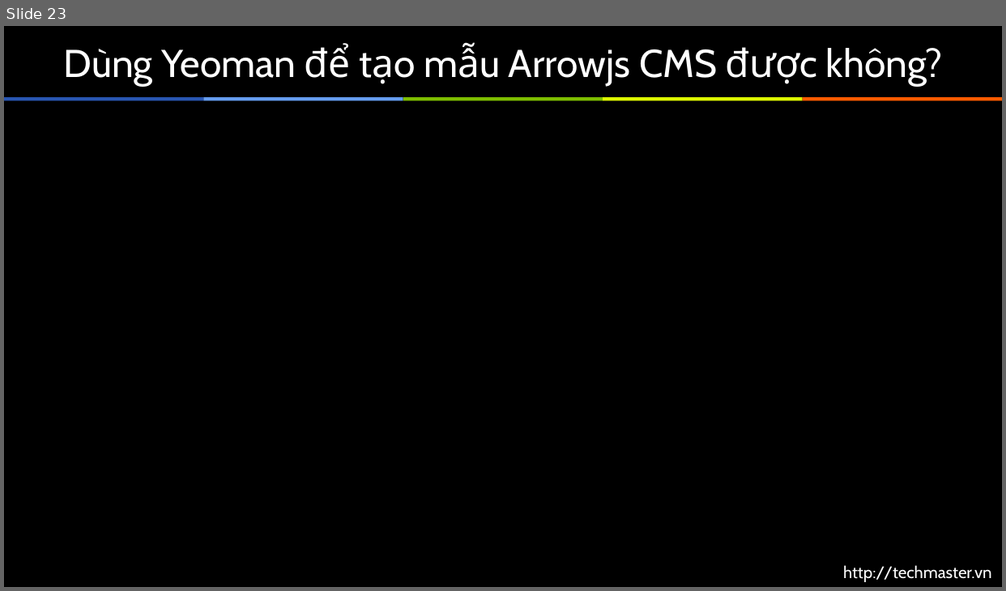
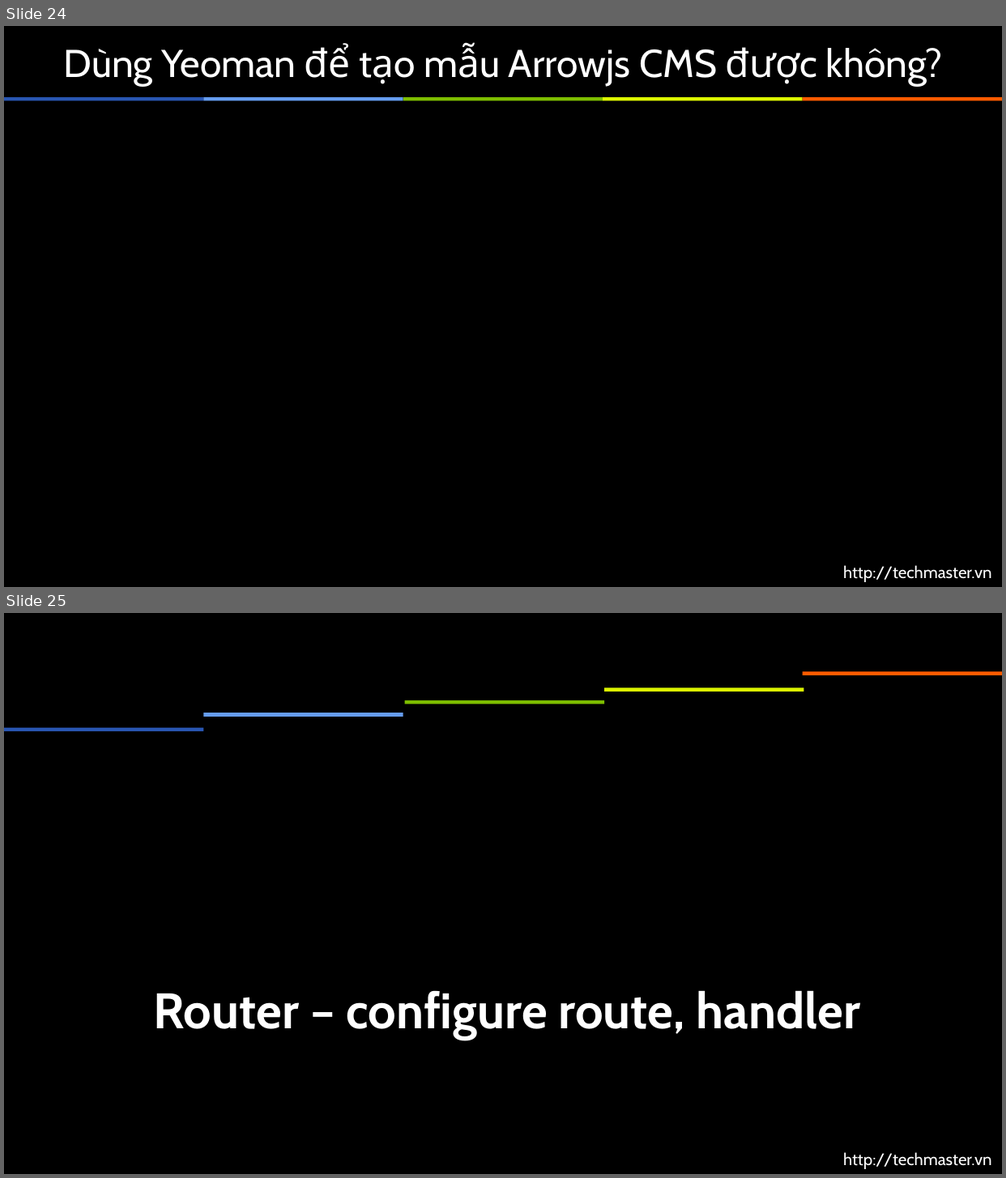
Before and after one commit to arrowjs/Documents, a slide deck: ArrowjsBasic.pptx. Shown one above the other, each under a label of ours: slide 23 before the commit, slides 24 and 25 after it. The pictures are 1006x591 and 1006x1178 pixels, drawn with LibreOffice and Linux fonts; fonts in the diff are those of the drawing; background and template pictures are left out. Boxes give left, top, right and bottom in pixels: in the first picture for what was removed or moved away, otherwise in the second. Text is boxed around its words. In the diff, an @@ line names an element or a change of style, - is before the commit and + after.

```diff
--- a/ArrowjsBasic.pptx
+++ b/ArrowjsBasic.pptx
@@ slide 25 added at <box>4,613,1002,1174</box>, background #000000; not listed: 1 template element that a slide beside it also shows @@
@@ rectangle added at <box>803,672,1002,676</box>, fill #FF5B00 @@
@@ rectangle added at <box>405,700,605,705</box>, fill #7DBD00 @@
@@ rectangle added at <box>605,688,804,692</box>, fill #DCF600 @@
@@ rectangle added at <box>4,728,203,732</box>, fill #2956B2 @@
@@ rectangle added at <box>203,713,403,717</box>, fill #659CEF @@
@@ title added at <box>153,990,860,1040</box>, 36 pt, text #FFFFFF, bold @@
+Router – configure route, handler
@@ what was slide 23 is now slide 24 @@
```
Also in this commit, not shown: 3 slides changed, 2 other slides added.
